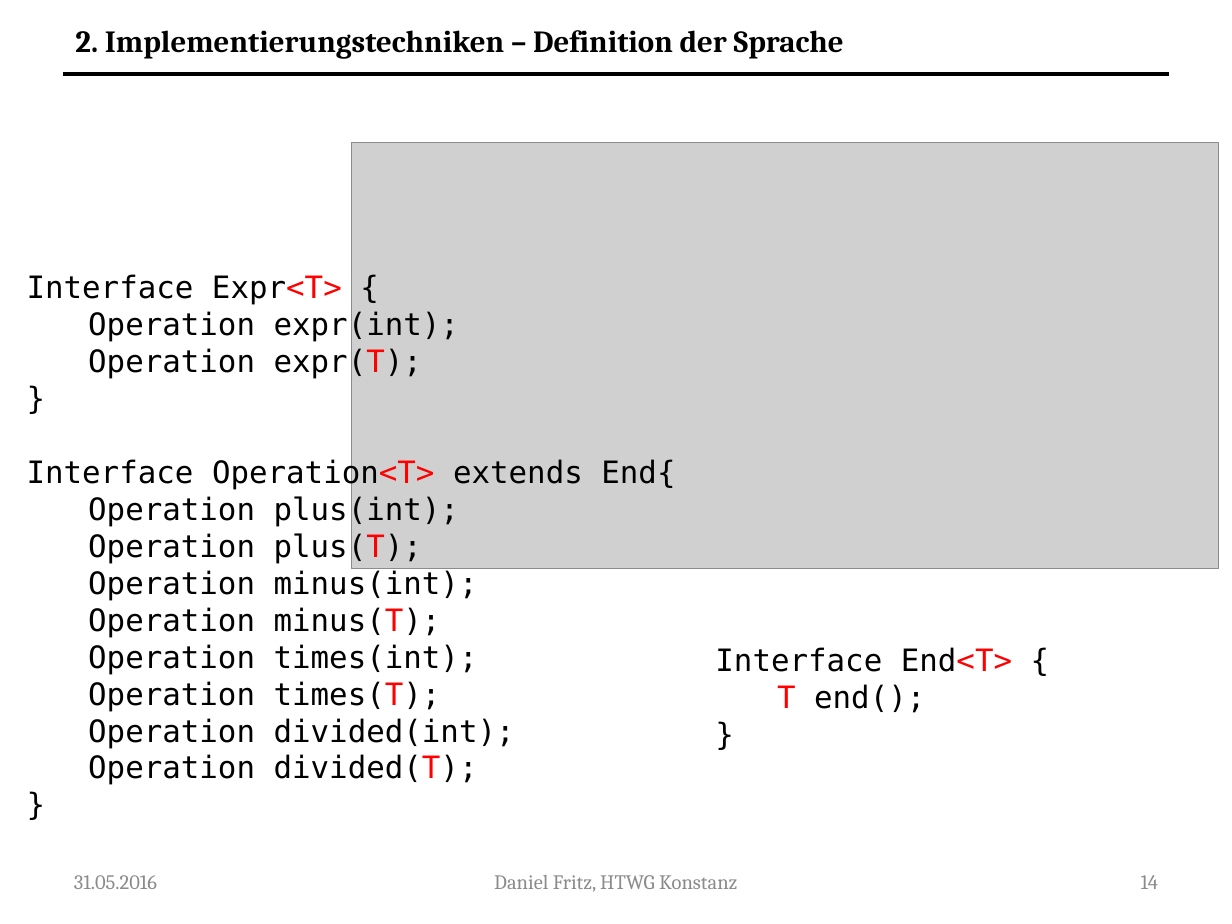
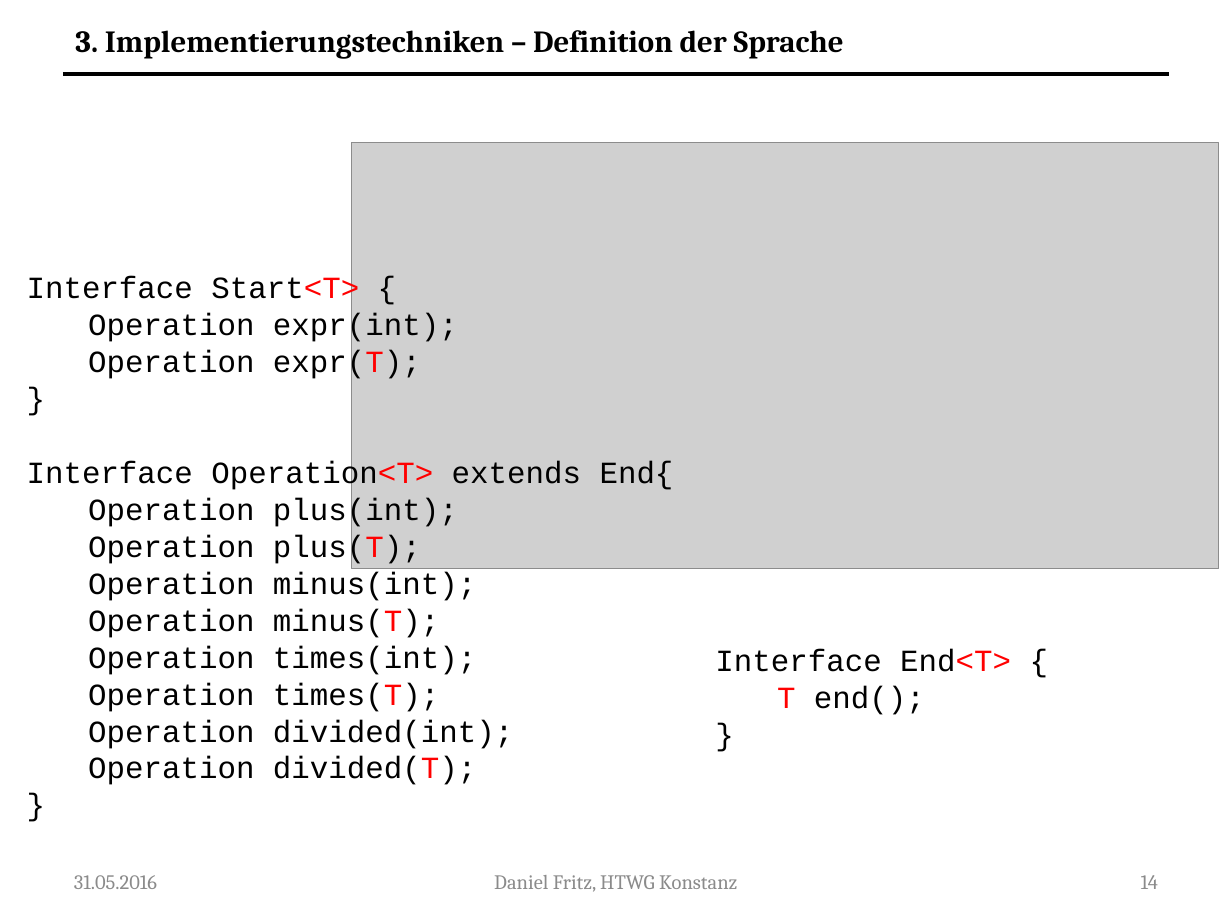
Before and after one commit to Guldenbart/MA, a slide deck: slide 14 of ppt/MA_neu.pptx. Drawn at 1232x924 pixels with LibreOffice and Linux fonts; fonts in the diff are those of the drawing; grey boxes stand for pictures. Boxes give left, top, right and bottom in pixels: in the first picture for what was removed or moved away, otherwise in the second. Text is boxed around its words. In the diff, an @@ line names an element or a change of style, - is before the commit and + after.

```diff
--- a/ppt/MA_neu.pptx
+++ b/ppt/MA_neu.pptx
@@ text at (x1=75, y1=30, x2=844, y2=59): text changed @@
-2. Implementierungstechniken – Definition der Sprache
+3. Implementierungstechniken – Definition der Sprache
@@ text at (x1=27, y1=276, x2=359, y2=307): text changed; font DejaVu Sans Mono to Courier New @@
-Interface Expr<T> {
+Interface Start<T> {
@@ text at (x1=27, y1=313, x2=674, y2=785): font DejaVu Sans Mono to Courier New @@
@@ text "Interface End<T> {" at (x1=715, y1=649, x2=1011, y2=715): font DejaVu Sans Mono to Courier New @@
```
Also in this commit, not shown: 31 other slides changed, 4 slides added.
